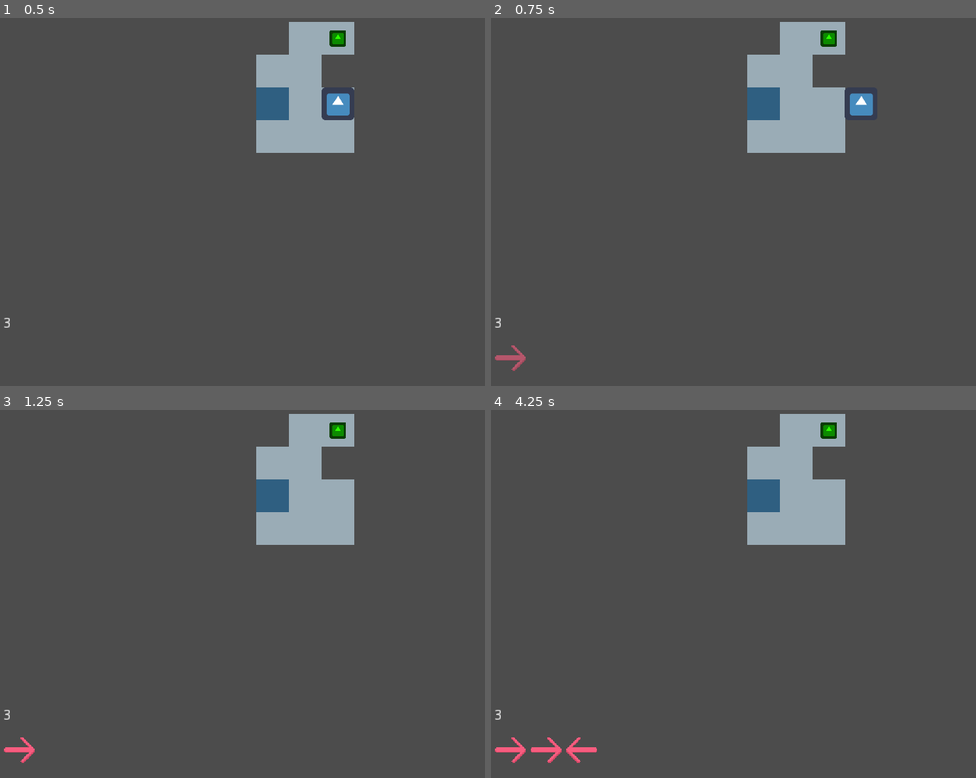
Above: before the commit, frames 1-4 (two rows, left to right).
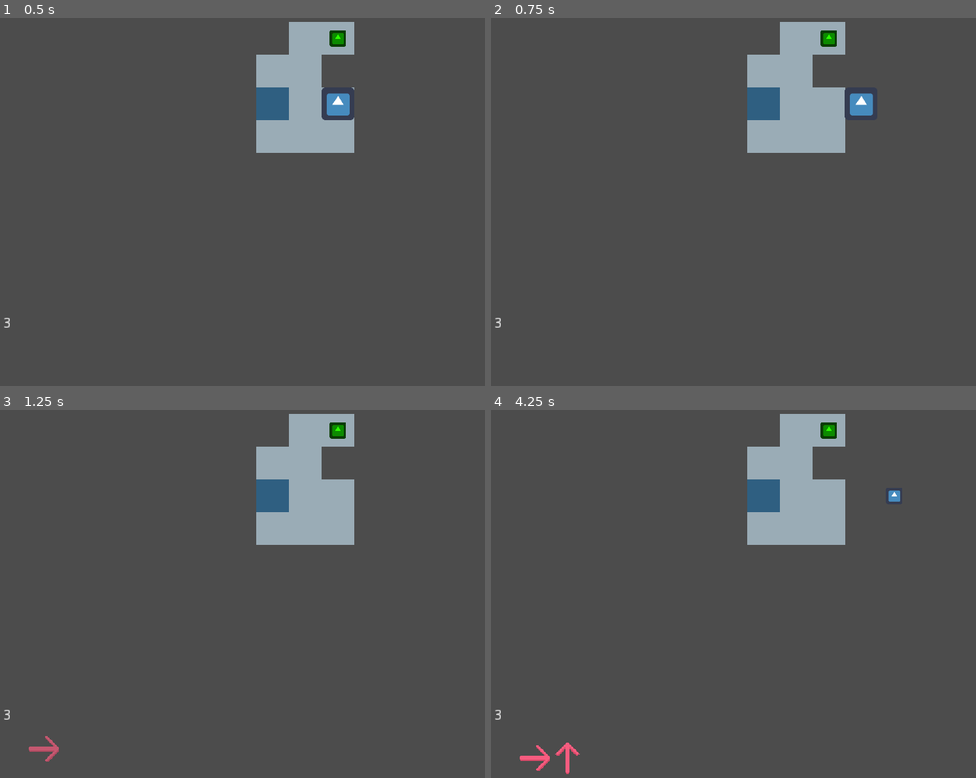
Above: after the commit, the same moments.

Repository: mharitsnf/STACC
Game: Godot game, scene res://src/levels/LevelTest2.tscn
Same seed, same stepped clock (60 frames per second), same inputs: the game is played once before the commit and once after it. This scene is started directly instead of the project's main scene. The engine's default icon, where the game draws it, is replaced by a stand-in: a white triangle on a blue panel in a dark square.
Inputs:
- Up to frame 1 (0.5 s): no input
- Up to frame 2 (0.75 s): tap Enter at 0.5 s; hold D (right) from 0.53 s (still down); tap Space (run_stack) at 0.6 s
- Up to frame 3 (1.25 s): keep holding D (right); tap Z (undo) at 0.8 s
- Up to frame 4 (4.25 s): tap Space (run_stack) at 1.25, 1.55, 2.1, 2.75, 3.05, 3.6 s; release D (right) at 1.28 s; hold S (down) 1.28-2.03 s; tap Z (undo) at 1.35, 2.3, 2.85, 3.8 s; tap Enter at 2 s; hold D (right) 2.03-2.78 s; hold W (up) 2.78-3.53 s; hold A (left) from 3.53 s (still down)

Frame 1 is identical in both runs. In frame 2, 0.1% of the frame differs, in the area x 0-8%, y 88-96%; in frame 3, 0.3%; in frame 4, 0.7%, in the area x 0-85%, y 21-99%.

Commit message:
Improve animation

Diff:
--- a/src/HUD/DirectionIndicator.tscn
+++ b/src/HUD/DirectionIndicator.tscn
@@ -1,53 +1,19 @@
-[gd_scene load_steps=5 format=2]
+[gd_scene load_steps=3 format=2]
 
-[ext_resource path="res://assets/arrow-down.png" type="Texture" id=1]
+[ext_resource path="res://assets/arrow-up.png" type="Texture" id=1]
 [ext_resource path="res://src/HUD/direction_indicator.gd" type="Script" id=2]
 
-[sub_resource type="Animation" id=2]
-resource_name = "hide"
-length = 0.3
-tracks/0/type = "value"
-tracks/0/path = NodePath(".:self_modulate")
-tracks/0/interp = 1
-tracks/0/loop_wrap = true
-tracks/0/imported = false
-tracks/0/enabled = true
-tracks/0/keys = {
-"times": PoolRealArray( 0, 0.3 ),
-"transitions": PoolRealArray( 1, 1 ),
-"update": 0,
-"values": [ Color( 1, 1, 1, 1 ), Color( 1, 1, 1, 0 ) ]
-}
-
-[sub_resource type="Animation" id=1]
-resource_name = "show"
-length = 0.3
-tracks/0/type = "value"
-tracks/0/path = NodePath(".:self_modulate")
-tracks/0/interp = 1
-tracks/0/loop_wrap = true
-tracks/0/imported = false
-tracks/0/enabled = true
-tracks/0/keys = {
-"times": PoolRealArray( 0, 0.3 ),
-"transitions": PoolRealArray( 1, 1 ),
-"update": 0,
-"values": [ Color( 1, 1, 1, 0 ), Color( 1, 1, 1, 1 ) ]
-}
-
 [node name="DirectionIndicator" type="TextureRect"]
-self_modulate = Color( 1, 1, 1, 0 )
 anchor_right = 0.062
 anchor_bottom = 0.062
 margin_right = 0.255999
 margin_bottom = 0.255999
+rect_pivot_offset = Vector2( 16, 16 )
 texture = ExtResource( 1 )
+stretch_mode = 6
 script = ExtResource( 2 )
 __meta__ = {
 "_edit_use_anchors_": false
 }
-direction = 2
 
-[node name="AnimationPlayer" type="AnimationPlayer" parent="."]
-anims/hide = SubResource( 2 )
-anims/show = SubResource( 1 )
+[node name="Tween" type="Tween" parent="."]
--- a/src/HUD/direction_indicator.gd
+++ b/src/HUD/direction_indicator.gd
@@ -4,21 +4,24 @@
 const TEXTURES = [
 	"res://assets/arrow-up.png",
 	"res://assets/arrow-down.png",
-	"res://assets/arrow-left.png",
-	"res://assets/arrow-right.png"
+	"res://assets/arrow-right.png",
+	"res://assets/arrow-left.png"
 ]
-
-enum Directions { UP, DOWN, LEFT, RIGHT }
-export (Directions) var direction
+enum ArrowDirections { UP, DOWN, RIGHT, LEFT }
+export (ArrowDirections) var arrow_direction
 
 
 func _ready():
-	var used_path = TEXTURES[direction]
-	var tex = load(used_path)
+	var tex = load(TEXTURES[arrow_direction])
 	texture = tex
-	$AnimationPlayer.play("show")
+	self_modulate = Color(1, 1, 1, 0)
 
-func destroy():
-	$AnimationPlayer.play("hide")
-	yield($AnimationPlayer, "animation_finished")
-	queue_free()
+	$Tween.interpolate_property(self, 'self_modulate', self_modulate, Color(1, 1, 1, 1), .2, Tween.TRANS_CUBIC, Tween.EASE_OUT)
+	$Tween.interpolate_property(self, 'rect_position', rect_position, rect_position + Vector2(0, 32), .2, Tween.TRANS_CUBIC, Tween.EASE_OUT)
+	$Tween.start()
+
+
+func remove():
+	$Tween.interpolate_property(self, 'rect_position', rect_position, rect_position - Vector2(0, 32), .2, Tween.TRANS_CUBIC, Tween.EASE_OUT)
+	$Tween.interpolate_property(self, 'self_modulate', self_modulate, Color(1, 1, 1, 0), .2, Tween.TRANS_CUBIC, Tween.EASE_OUT)
+	$Tween.start()
--- a/src/autoloads/globals.gd
+++ b/src/autoloads/globals.gd
@@ -11,3 +11,4 @@
 
 func _unused():
 	emit_signal("reset_level")
+	emit_signal("next_level")
--- a/src/levels/BaseLevel.tscn
+++ b/src/levels/BaseLevel.tscn
@@ -21,19 +21,11 @@
 "_edit_use_anchors_": false
 }
 
-[node name="HBoxContainer" type="HBoxContainer" parent="CanvasLayer/Control" index="0"]
-anchor_left = 0.078
-anchor_top = 0.859
-anchor_right = 0.922
-anchor_bottom = 0.984
-margin_left = 0.0639992
-margin_top = 0.191986
-margin_right = -0.0640259
-margin_bottom = 0.191986
-custom_constants/separation = 3
-__meta__ = {
-"_edit_use_anchors_": false
-}
+[node name="Stack" type="Control" parent="CanvasLayer/Control" index="0"]
+margin_left = 64.0
+margin_top = 448.0
+margin_right = 448.0
+margin_bottom = 480.0
 
 [node name="Label" type="Label" parent="CanvasLayer/Control" index="1"]
 anchor_left = 0.078
--- a/src/main/grid.gd
+++ b/src/main/grid.gd
@@ -8,6 +8,8 @@
 
 export (String) var current_path
 export (String) var next_scene
+
+signal remove_stack_done
 
 
 func _ready():
@@ -26,23 +28,35 @@
 
 
 func add_stack_hud(direction):
-	var dir_idx = 0
-	match direction:
-		Vector2.UP:
-			dir_idx = 0
-		Vector2.DOWN:
-			dir_idx = 1
-		Vector2.LEFT:
-			dir_idx = 2
-		Vector2.RIGHT:
-			dir_idx = 3
+	var stack = $CanvasLayer/Control/Stack
 
 	var direction_indicator = DIRECTION_INDICATOR.instance()
-	direction_indicator.direction = dir_idx
-	$CanvasLayer/Control/HBoxContainer.add_child(direction_indicator)
+
+	match direction:
+		Vector2.UP: direction_indicator.arrow_direction = 0
+		Vector2.DOWN: direction_indicator.arrow_direction = 1
+		Vector2.RIGHT: direction_indicator.arrow_direction = 2
+		Vector2.LEFT: direction_indicator.arrow_direction = 3
+
+	var stack_child_count = stack.get_child_count()
+	if stack_child_count > 0:
+		direction_indicator.rect_position = stack.get_child(stack_child_count - 1).rect_position + Vector2(32, -32)
+	else:
+		direction_indicator.rect_position -= Vector2(0, 32)
+
+	stack.add_child(direction_indicator)
+	return direction_indicator.get_node("Tween")
 
 
-func remove_stack_hud(target = 'front'):
-	var idx = $CanvasLayer/Control/HBoxContainer.get_child_count() - 1 if target == 'back' else 0
-	var indicator = $CanvasLayer/Control/HBoxContainer.get_child(idx)
-	indicator.destroy()
+func remove_stack_hud(direction = 'front'):
+	var stack = $CanvasLayer/Control/Stack
+	var idx = stack.get_child_count() - 1 if direction == 'back' else 0
+
+	var indicator = stack.get_child(idx)
+	indicator.remove()
+	yield(indicator.get_node("Tween"), "tween_all_completed")
+
+	indicator.queue_free()
+	yield(get_tree(), "idle_frame")
+
+	emit_signal("remove_stack_done")
--- a/src/player/player.gd
+++ b/src/player/player.gd
@@ -27,31 +27,35 @@
 			run_stack()
 			return
 
-		if Input.is_action_just_pressed("undo"):
+		if Input.is_action_just_pressed("undo") and move_stack.size() > 0:
 			run_undo()
 			return
 
 		var direction = get_input_direction()
 		if direction and move_stack.size() < parent.max_stack:
 			run_movement(direction)
-			parent.add_stack_hud(direction)
 			return
 
 
+# Manual movement
 func run_movement(direction):
 	is_running = true
 
 	handle_move(direction)
 	yield(self, "move_done")
 
-	move_stack.append(direction)
-	is_running = false
-
 	if is_winning:
 		Globals.emit_signal("next_level")
 
 	if is_falling:
 		Globals.emit_signal("reset_level")
+
+	move_stack.append(direction)
+
+	var hud_tween : Tween= parent.add_stack_hud(direction)
+	yield(hud_tween, "tween_all_completed")
+
+	is_running = false
 
 
 func run_undo():
@@ -62,17 +66,16 @@
 	handle_move(direction)
 	yield(self, "move_done")
 
-	parent.remove_stack_hud('back')
-	yield(get_tree(), "idle_frame")
-
-	is_running = false
-
 	if is_winning:
 		Globals.emit_signal("next_level")
 
 	if is_falling:
 		Globals.emit_signal("reset_level")
 
+	parent.remove_stack_hud('back')
+	yield(parent, "remove_stack_done")
+
+	is_running = false
 
 func run_stack():
 	is_running = true
@@ -86,17 +89,15 @@
 		if is_falling: break
 
 		parent.remove_stack_hud()
-		yield(get_tree(), "idle_frame")
-
-		yield(get_tree().create_timer(.5), "timeout")
-
-	is_running = false
+		yield(parent, "remove_stack_done")
 
 	if is_winning:
 		Globals.emit_signal("next_level")
 
 	if is_falling:
 		Globals.emit_signal("reset_level")
+
+	is_running = false
 
 
 func handle_move(direction):
Binary file added: assets/cyberman.png
Not shown, added: assets/cyberman.png.import
